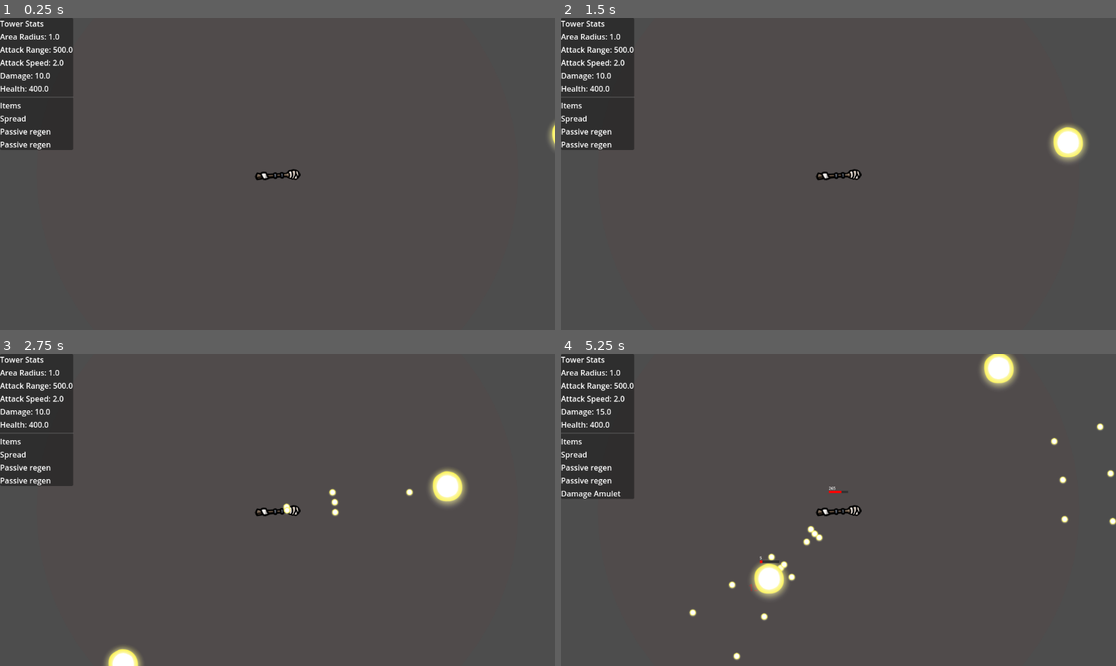
Above: before the commit, frames 1-4 (two rows, left to right).
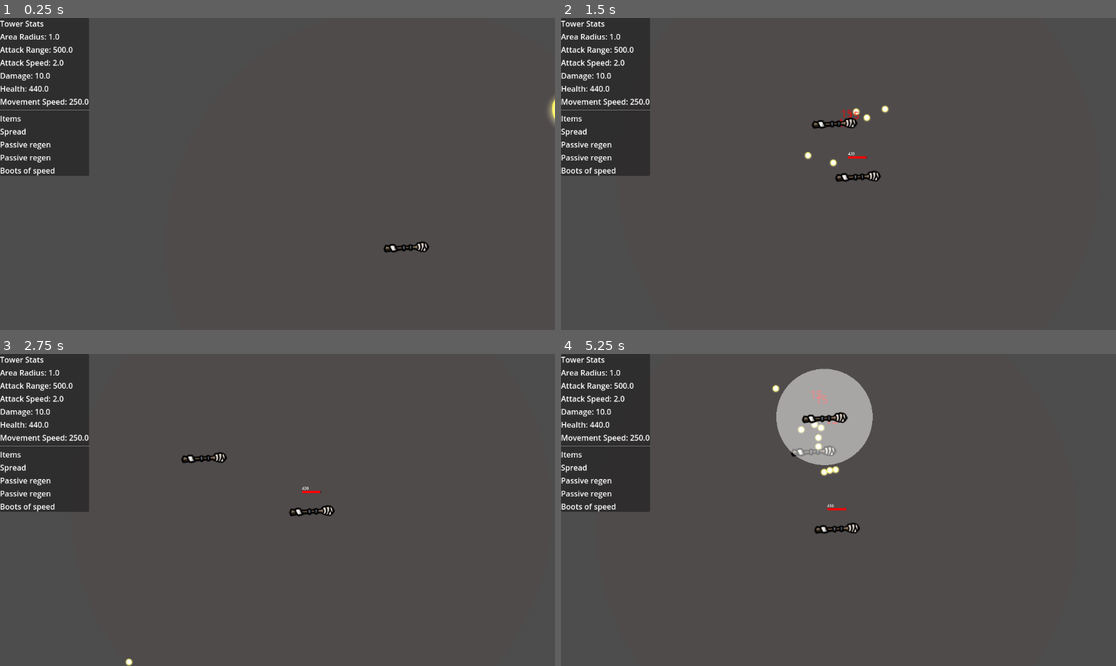
Above: after the commit, the same moments.

Repository: NathanAY/Broriskoftarainto
Game: Godot game, scene res://Scenes/Main.tscn
The game is run twice, just before and just after one commit, with the same random seed, the same clock (stepped at 60 frames per second) and the same inputs.
Inputs (mouse positions are in pixels of both pictures, inside the frame that each line leads up to):
- Up to frame 1 (0.25 s): no input
- Up to frame 2 (1.5 s): move the mouse to (960, 158) at 0.52 s; hold Right (ui_right) 0.53-1.25 s; click (960, 158) at 0.67 s; drag from (727, 189) to (810, 236) at 1.27 s
- Up to frame 3 (2.75 s): move the mouse to (333, 441) at 2.02 s; hold Right (ui_right) from 2.03 s (still down)
- Up to frame 4 (5.25 s): release Right (ui_right) at 2.75 s; drag from (810, 572) to (899, 500) at 2.77 s; move the mouse to (1005, 556) at 3.52 s; hold Left (ui_left) 3.53-4.25 s; drag from (960, 494) to (1054, 441) at 4.27 s; move the mouse to (866, 510) at 5.02 s; hold Down (ui_down) from 5.03 s (still down); click (866, 510) at 5.17 s

The runs differ from the first frame. In frame 1, 3.3% of the frame differs, in the area x 0-100%, y 0-76%; in frame 2, 4.1%; in frame 3, 4.4%; in frame 4, 8.8%, in the area x 0-100%, y 0-99%.

Commit message:
Add movement

Diff:
--- /dev/null
+++ b/Resources/items/BootsOfSpeed.tres
@@ -0,0 +1,15 @@
+[gd_resource type="Resource" script_class="Item" load_steps=2 format=3 uid="uid://btcj1lqxii213"]
+
+[ext_resource type="Script" uid="uid://bi8j7om4juysb" path="res://Systems/Items/Item.gd" id="1_4eod8"]
+
+[resource]
+script = ExtResource("1_4eod8")
+name = "Boots of speed"
+description = "Speed +50"
+modifiers = {
+"movement_speed": {
+"flat": 200.0
+}
+}
+effect_scene = Array[PackedScene]([])
+metadata/_custom_type_script = "uid://bi8j7om4juysb"
--- a/Scenes/Main.tscn
+++ b/Scenes/Main.tscn
@@ -11,6 +11,7 @@
 [ext_resource type="Resource" uid="uid://mlfohgnnpkph" path="res://Resources/items/ExplosiveShot.tres" id="7_frkhe"]
 [ext_resource type="Resource" uid="uid://c2yumr1hjjhqh" path="res://Resources/items/PlusDamageItem.tres" id="8_frkhe"]
 [ext_resource type="Resource" uid="uid://da17oo3ywqp6d" path="res://Resources/items/SpreadShot.tres" id="9_1p5hy"]
+[ext_resource type="Script" uid="uid://jpi1pvx6vsir" path="res://Scripts/camera_2d.gd" id="12_grg3l"]
 
 [node name="Main" type="Node2D"]
 script = ExtResource("1_idj7w")
@@ -23,13 +24,19 @@
 [node name="SpawnTimer" type="Timer" parent="Spawner"]
 wait_time = 2.0
 
-[node name="Node" type="Node" parent="Spawner"]
+[node name="ExplositionModifierToEnemyOnDeath" type="Node" parent="Spawner"]
 script = ExtResource("4_rgh2o")
 possible_items = Array[Resource]([ExtResource("5_4kpch"), ExtResource("6_grg3l"), ExtResource("7_frkhe"), ExtResource("8_frkhe"), ExtResource("9_1p5hy")])
 
 [node name="Tower" parent="." instance=ExtResource("1_r150o")]
 
-[node name="TowerUi" parent="." node_paths=PackedStringArray("tower") instance=ExtResource("6_v1gob")]
-tower = NodePath("../Tower")
+[node name="Camera2D" type="Camera2D" parent="." node_paths=PackedStringArray("target")]
+script = ExtResource("12_grg3l")
+target = NodePath("../Tower")
+
+[node name="CanvasLayer" type="CanvasLayer" parent="."]
+
+[node name="TowerUi" parent="CanvasLayer" node_paths=PackedStringArray("tower") instance=ExtResource("6_v1gob")]
+tower = NodePath("../../Tower")
 
 [connection signal="timeout" from="Spawner/SpawnTimer" to="Spawner" method="_on_spawn_timer_timeout"]
--- /dev/null
+++ b/Scenes/Movement.tscn
@@ -0,0 +1,23 @@
+[gd_scene load_steps=2 format=3 uid="uid://0yhs63g53jc2"]
+
+[sub_resource type="GDScript" id="GDScript_06hm5"]
+script/source = "# Movement.gd
+extends CharacterBody2D
+class_name Movement
+
+@onready var stats: Stats = get_node_or_null(\"Stats\")
+
+func _physics_process(delta: float) -> void:
+    var input_dir = Input.get_vector(\"move_left\", \"move_right\", \"move_up\", \"move_down\")
+    var move_speed = 200.0
+
+    # If you have \"speed\" in Stats, use it
+    if stats:
+        move_speed = stats.get_stat(\"speed\")
+
+    velocity = input_dir * move_speed
+    move_and_slide()
+"
+
+[node name="Movement" type="CharacterBody2D"]
+script = SubResource("GDScript_06hm5")
--- a/Scenes/Tower.tscn
+++ b/Scenes/Tower.tscn
@@ -1,7 +1,8 @@
-[gd_scene load_steps=12 format=3 uid="uid://dw17weh8b5wc3"]
+[gd_scene load_steps=13 format=3 uid="uid://dw17weh8b5wc3"]
 
 [ext_resource type="Script" uid="uid://b476vr2gdauu8" path="res://Scripts/tower.gd" id="1_4yjk7"]
 [ext_resource type="Texture2D" uid="uid://blr76khcrsxby" path="res://Assets/torch.png" id="1_ry8d0"]
+[ext_resource type="Script" uid="uid://bxqxit15wxm0g" path="res://Scripts/movement.gd" id="3_sijes"]
 [ext_resource type="PackedScene" uid="uid://da5n82twecexo" path="res://Systems/LocalEventManager.tscn" id="5_il7y0"]
 [ext_resource type="PackedScene" uid="uid://by0slo3uv1f0e" path="res://ui/DamageNumberSpawner.tscn" id="6_k6scv"]
 [ext_resource type="PackedScene" uid="uid://bh43jhslewxeq" path="res://ui/HealthBar.tscn" id="7_aqd11"]
@@ -25,16 +26,19 @@
 [node name="Sprite2D" type="Sprite2D" parent="Node2D"]
 texture = ExtResource("1_ry8d0")
 
+[node name="Movement" type="Node" parent="."]
+script = ExtResource("3_sijes")
+
 [node name="EventManager" parent="." instance=ExtResource("5_il7y0")]
 
-[node name="Stats" parent="." node_paths=PackedStringArray("event_manager") instance=ExtResource("8_7ibl6")]
-event_manager = NodePath("../EventManager")
+[node name="Stats" parent="." instance=ExtResource("8_7ibl6")]
 stats = {
 "area_radius": 1.0,
 "attack_range": 500.0,
 "attack_speed": 2.0,
 "damage": 10.0,
-"health": 400.0
+"health": 440.0,
+"movement_speed": 50
 }
 
 [node name="Health" parent="." node_paths=PackedStringArray("event_manager") instance=ExtResource("8_kmdyl")]
--- a/Scripts/Enemy.gd
+++ b/Scripts/Enemy.gd
@@ -2,34 +2,33 @@
 extends CharacterBody2D
 
 @export var target_position: Vector2 = Vector2.ZERO
-var speed = 100
 
 @onready var health_node: Node = $Health  # attach Health.gd as child
-@onready var event_manager = $EventManager
+@onready var stats: Stats = $Stats  # attach Health.gd as child
+@onready var event_manager: EventManager = $EventManager
+@onready var item_holder: ItemHolder = $ItemHolder
 
 signal enemy_died(enemy: CharacterBody2D)
 
 func _ready():
     add_to_group("enemies")  # Add enemy to a group
     add_to_group("damageable")
-    event_manager.subscribe("on_death", Callable(self, "on_death"))
     $WeaponHolder.add_weapon(load("res://Resources/weapons/Pistol.tres"))
+    #$WeaponHolder.add_weapon(load("res://Resources/weapons/Pistol.tres"))
+    item_holder.add_item(load("res://Resources/items/BootsOfSpeed.tres"))
 
 func set_target_position(new_target: Vector2):
     target_position = new_target
 
 func _physics_process(delta):
     if target_position:
-        # Calculate direction to target
         var direction = (target_position - global_position).normalized()
-        # Set velocity and move
-        velocity = direction * speed
+        # ✅ Use stats for movement speed
+        var move_speed = stats.get_stat("movement_speed")
+
+        velocity = direction * move_speed
         var collision = move_and_slide()
-        # Check if we've reached close to the target
+
         if global_position.distance_to(target_position) < 5:
             queue_free()
             print("Enemy reached target!")
-
-func on_death(owner):
-    print("Enemy died:", owner)
-    # now you can attach modifiers here if needed
--- a/Scripts/Spawner.gd
+++ b/Scripts/Spawner.gd
@@ -1,6 +1,6 @@
 extends Node
 
-@export var spawn_interval = 2.0
+@export var spawn_interval = 4.0
 var enemy_scene = preload("res://Scenes/Enemy.tscn")
 var screen_size
 var spawn_timer
@@ -25,21 +25,16 @@
 
 func spawn_enemy():
     var enemy = enemy_scene.instantiate()
-    # Randomly select a side to spawn from
-    var side = randi() % 4  # 0: top, 1: right, 2: bottom, 3: left
-    var spawn_position = Vector2()
-    match side:
-        0:  # Top
-            spawn_position = Vector2(randf_range(50, screen_size.x - 50), -50)
-        1:  # Right
-            spawn_position = Vector2(screen_size.x + 50, randf_range(50, screen_size.y - 50))
-        2:  # Bottom
-            spawn_position = Vector2(randf_range(50, screen_size.x - 50), screen_size.y + 50)
-        3:  # Left
-            spawn_position = Vector2(-50, randf_range(50, screen_size.y - 50))
 
-    enemy.position = spawn_position
-    enemy.set_target_position(Vector2(screen_size.x / 2, screen_size.y / 2))
+    var tower_position: Vector2 = get_parent().get_node_or_null("Tower").global_position
+    # Pick a random angle in radians
+    var angle = randf_range(0, TAU)  # TAU = 2 * PI
+    var radius = 500.0  # distance from tower/player
+    # Calculate spawn position in a circle around tower
+    var spawn_position = tower_position + Vector2(cos(angle), sin(angle)) * radius
+
+    enemy.global_position = spawn_position
+    enemy.set_target_position(tower_position)
     #enemy.target_position = Vector2(screen_size.x / 2, screen_size.y / 2)  # Center of screen
     for mod in modifiers:
         mod.attach_to_enemy(enemy)
--- /dev/null
+++ b/Scripts/camera_2d.gd
@@ -0,0 +1,11 @@
+extends Camera2D
+
+@export var target: Node2D  # drag your Tower into inspector
+@export var follow_speed: float = 3.0
+
+#func _process(delta):
+    #if target:
+        #global_position = target.global_position
+func _physics_process(delta):
+    if target:
+        global_position = global_position.lerp(target.global_position, delta * follow_speed)
--- /dev/null
+++ b/Scripts/movement.gd
@@ -0,0 +1,9 @@
+extends Node
+
+func _physics_process(delta: float) -> void:
+    var input_dir = Input.get_vector("ui_left", "ui_right", "ui_up", "ui_down")
+    var character: CharacterBody2D = get_parent()
+    # If you have "speed" in Stats, use it
+    var move_speed = character.get_node_or_null("Stats").get_stat("movement_speed")
+    character.velocity = input_dir * move_speed
+    character.move_and_slide()
--- a/Scripts/tower.gd
+++ b/Scripts/tower.gd
@@ -1,11 +1,10 @@
 #tower.gd
-extends Node2D
+extends CharacterBody2D
 
 @onready var event_manager = $EventManager
 @onready var item_holder = $ItemHolder
 @onready var stats = $Stats
 @onready var weapon_holder = $WeaponHolder
-
 
 var projectile_scene = preload("res://Scenes/Projectile.tscn")
 var current_target = null
@@ -23,6 +22,7 @@
             c.attachEventManager(event_manager)  # attach SpreadModifier to this tower
             modifiers.append(c)
     print("Tower: found modifiers:", modifiers)
+
     $WeaponHolder.add_weapon(load("res://Resources/weapons/Pistol.tres"))
     #$ItemHolder.add_item(load("res://Resources/items/AttackSpeedItem.tres"))
     #$ItemHolder.add_item(load("res://Resources/items/AttackSpeedItem.tres"))
@@ -31,6 +31,7 @@
     #$ItemHolder.add_item(load("res://Resources/items/ChainProjectile.tres"))
     $ItemHolder.add_item(load("res://Resources/items/RegenPassive.tres"))
     $ItemHolder.add_item(load("res://Resources/items/RegenPassive.tres"))
+    $ItemHolder.add_item(load("res://Resources/items/BootsOfSpeed.tres"))
     #$ItemHolder.add_item(load("res://Resources/items/PlusDamageItem.tres"))
     #$ItemHolder.add_item(load("res://Resources/items/AttackSpeedItem.tres"))
 
--- a/Systems/Items/item_holder.gd
+++ b/Systems/Items/item_holder.gd
@@ -1,5 +1,6 @@
 # res://scripts/ItemHolder.gd
 extends Node
+class_name ItemHolder
 
 # try to find Stats + EventManager on the parent (the entity that owns this ItemHolder)
 @onready var hold_owner: Node = get_parent()
--- a/Systems/stats.gd
+++ b/Systems/stats.gd
@@ -11,6 +11,7 @@
     "attack_speed": 2.0,
     "area_radius": 1.0,
     "attack_range": 500.0,
+    "movement_speed": 50,
 }
 
 # Active modifiers (items, buffs, debuffs, etc.)
Not shown: 1 places in Scenes/Main.tscn that only renumber resources
Not shown, added: Scripts/camera_2d.gd.uid
Not shown, added: Scripts/movement.gd.uid
